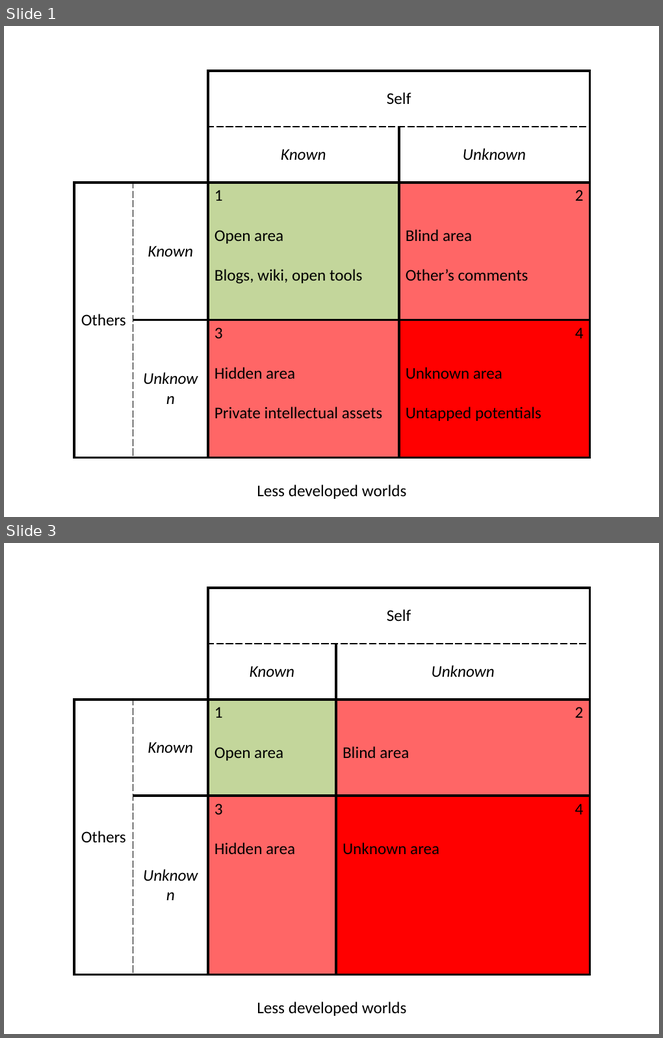
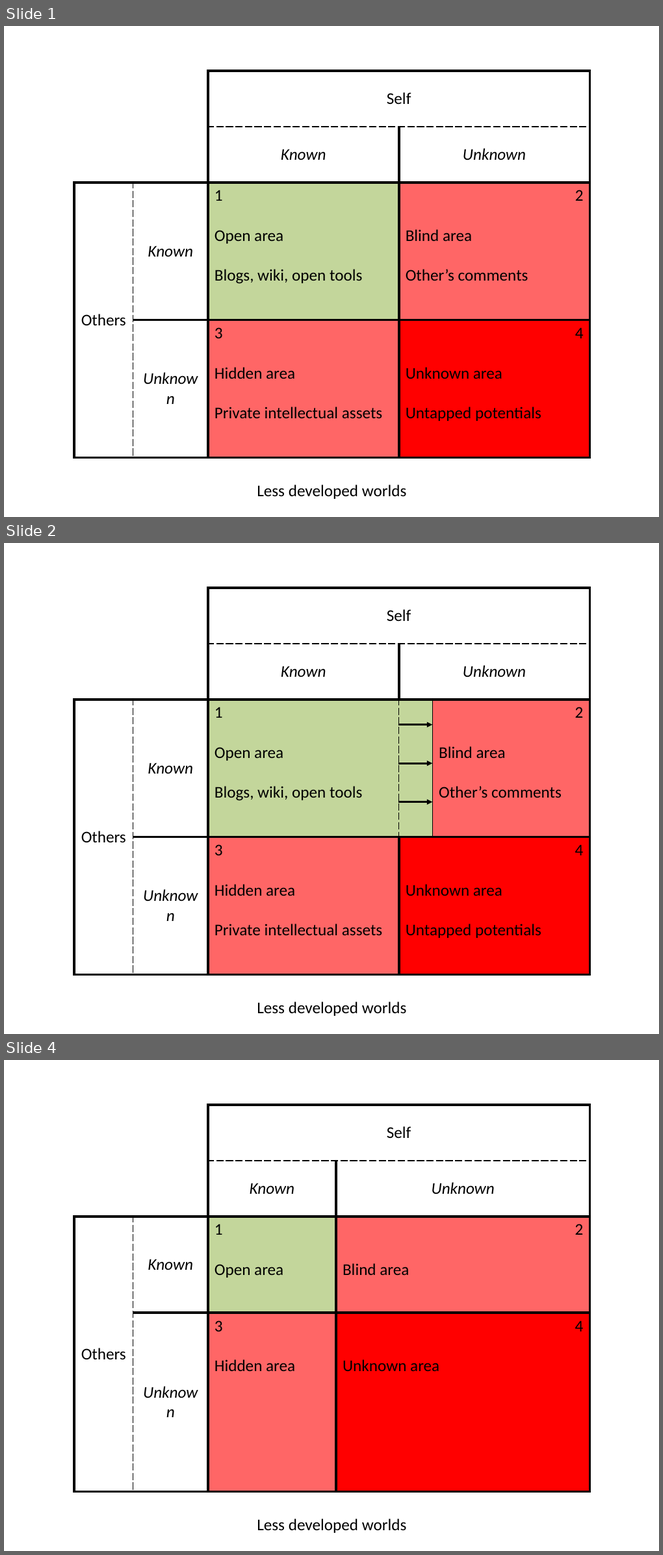
Before and after one commit to woodyme/i.center_my_workzone, a slide deck: 训练中心创客交叉融合空间建设/admin/UNESCO工程教育中心/XLP Whitepaper-Johari windows.pptx. Shown one above the other, each under a label of ours: slides 1 and 3 before the commit, slides 1, 2 and 4 after it; the slides between them are not shown. The pictures are 663x1038 and 663x1555 pixels, drawn with LibreOffice and Linux fonts; fonts in the diff are those of the drawing. Boxes give left, top, right and bottom in pixels: in the first picture for what was removed or moved away, otherwise in the second. Text is boxed around its words. In the diff, an @@ line names an element or a change of style, - is before the commit and + after.

```diff
--- a/训练中心创客交叉融合空间建设/admin/UNESCO工程教育中心/XLP Whitepaper-Johari windows.pptx
+++ b/训练中心创客交叉融合空间建设/admin/UNESCO工程教育中心/XLP Whitepaper-Johari windows.pptx
@@ slide 2 added at (4, 543, 659, 1034), background #FFFFFF @@
@@ table added at (74, 589, 590, 975), 4 rows, 5 columns @@
+ |  | Self |  | 
+ |  | Known | Unknown | 
+Others | Known | 1 / Open area / Blogs, wiki, open tools |  | 2 / Blind area / Other’s comments
+ | Unknown | 3 / Hidden area / Private intellectual assets | 4 / Unknown area / Untapped potentials | 
@@ arrow added from (399, 724) to (432, 724), #000000 2 pt @@
@@ arrow added from (399, 763) to (432, 763), #000000 2 pt @@
@@ arrow added from (399, 802) to (432, 802), #000000 2 pt @@
@@ text added at (257, 1002, 407, 1016), 18 pt, text #000000 @@
+Less developed worlds
@@ what was slide 3 is now slide 4 @@
```
Also in this commit, not shown: 1 slide changed, 1 other file.
